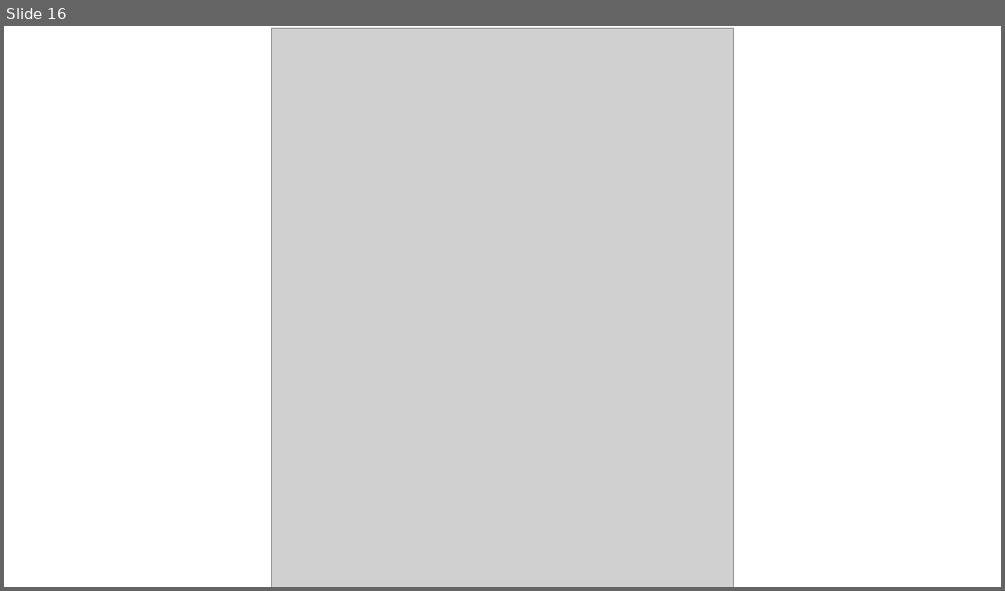
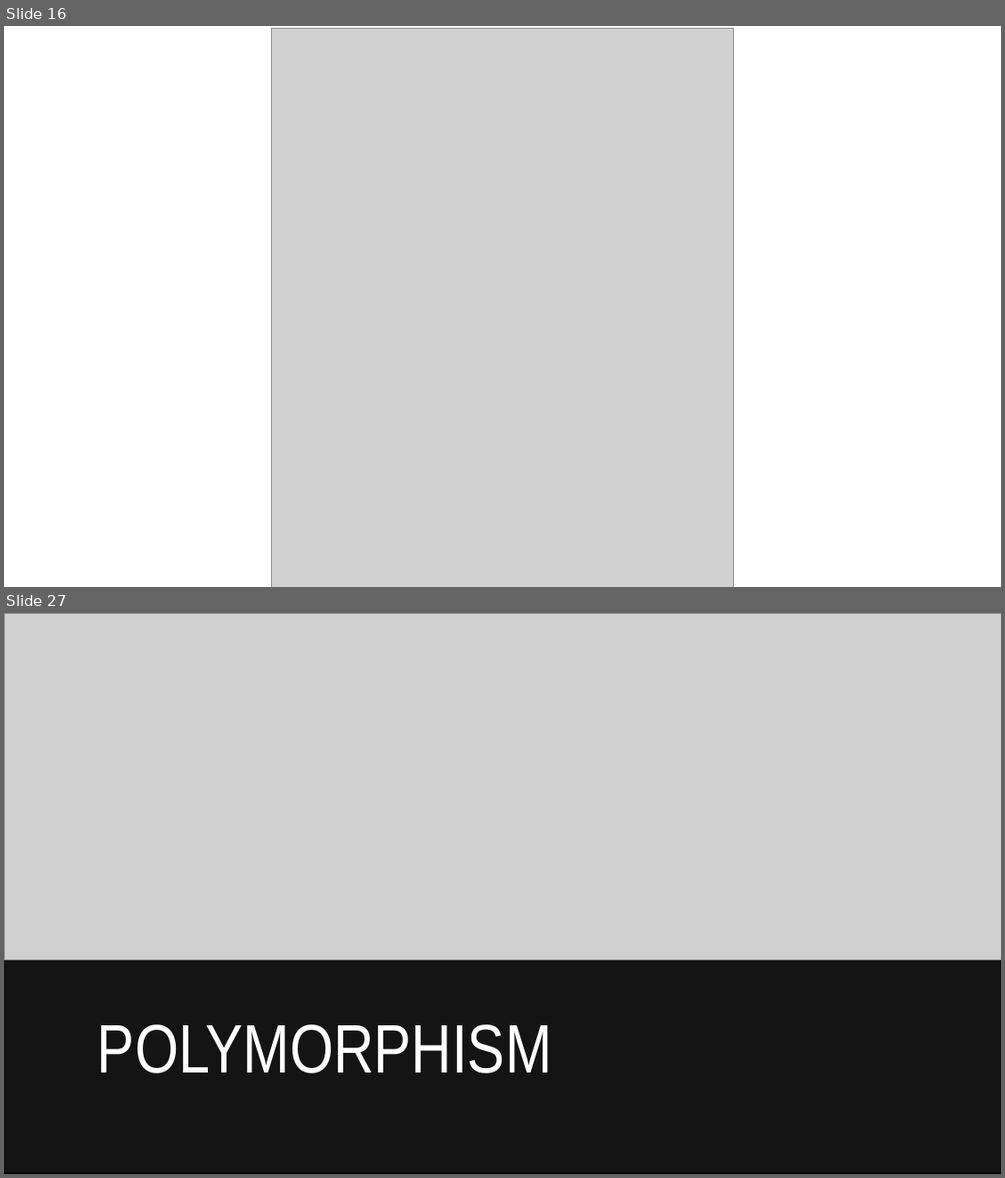
Before and after one commit to muazzamaqeel/Unversity-ComputerScience, a slide deck: C++/Tutoring/Lectures/Script.pptx. Shown one above the other, each under a label of ours: slide 16 before the commit, slides 16 and 27 after it; the slides between them are not shown. The pictures are 1005x591 and 1005x1178 pixels, drawn with LibreOffice and Linux fonts; fonts in the diff are those of the drawing; grey boxes stand for pictures; background and template pictures are left out. Boxes give left, top, right and bottom in pixels: in the first picture for what was removed or moved away, otherwise in the second. Text is boxed around its words. In the diff, an @@ line names an element or a change of style, - is before the commit and + after.

```diff
--- a/C++/Tutoring/Lectures/Script.pptx
+++ b/C++/Tutoring/Lectures/Script.pptx
@@ slide 27 added at (x1=4, y1=613, x2=1001, y2=1174), background picture (left out) @@
@@ rectangle added at (x1=4, y1=613, x2=1001, y2=1174), fill #000000 @@
@@ picture added at (x1=4, y1=613, x2=1001, y2=960) @@
@@ rectangle added at (x1=4, y1=958, x2=1001, y2=1172), fill #696464 at 20% opacity @@
@@ title added at (x1=97, y1=1024, x2=552, y2=1073), 66 pt, text #FFFFFF @@
+POLYMORPHISM
```
Also in this commit, not shown: 16 other slides added, 4 other files.
